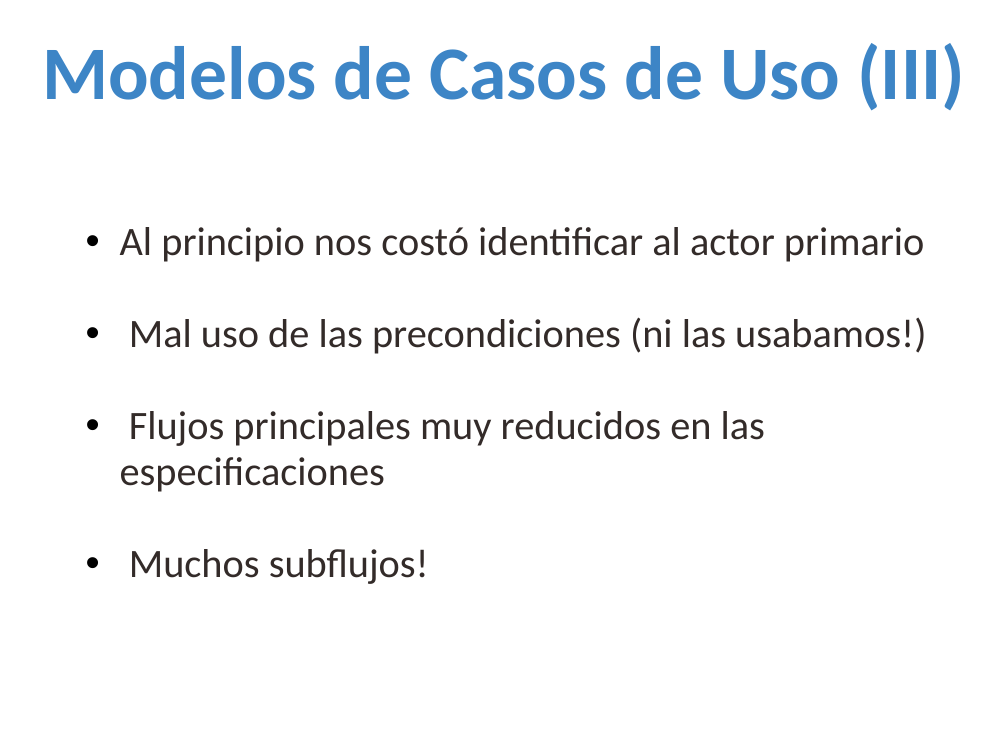
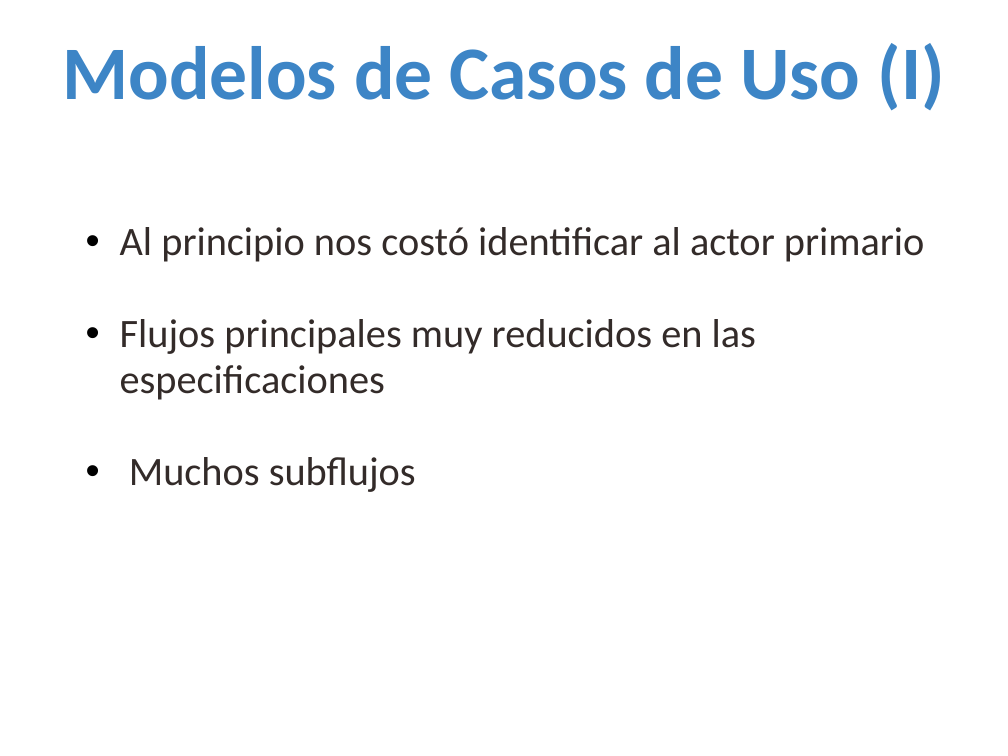
Before and after one commit to hernanfiuba24/analisis-de-la-info, a slide deck: slide 11 of Todo Mundo transportes/Presentacion_TODOMUNDO (8).ppt (slide 13 before the commit). Drawn at 1008x756 pixels with LibreOffice and Linux fonts; fonts in the diff are those of the drawing; background and template pictures are left out. Boxes give left, top, right and bottom in pixels: in the first picture for what was removed or moved away, otherwise in the second. Text is boxed around its words. In the diff, an @@ line names an element or a change of style, - is before the commit and + after.

Commit message:
Modificaciones en las diapo de casos de uso

```diff
--- a/Todo Mundo transportes/Presentacion_TODOMUNDO (8).ppt
+++ b/Todo Mundo transportes/Presentacion_TODOMUNDO (8).ppt
@@ title at bbox=[62, 43, 945, 111]: text changed @@
-Modelos de Casos de Uso (III)
+Modelos de Casos de Uso (I)
@@ text at bbox=[129, 317, 926, 354]: paragraph removed @@
-  • Mal uso de las precondiciones (ni las usabamos!)
@@ text at bbox=[129, 457, 416, 492]: text changed @@
-  • Muchos subflujos!
+  • Muchos subflujos
```
Also in this commit, not shown: 2 other slides changed, 2 slides removed.
